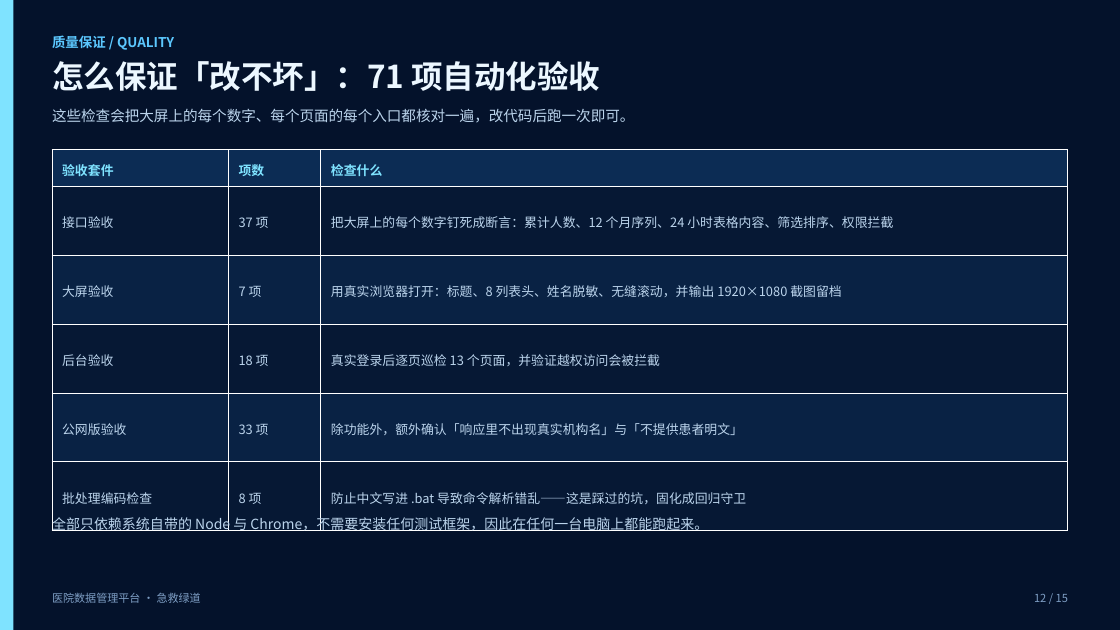
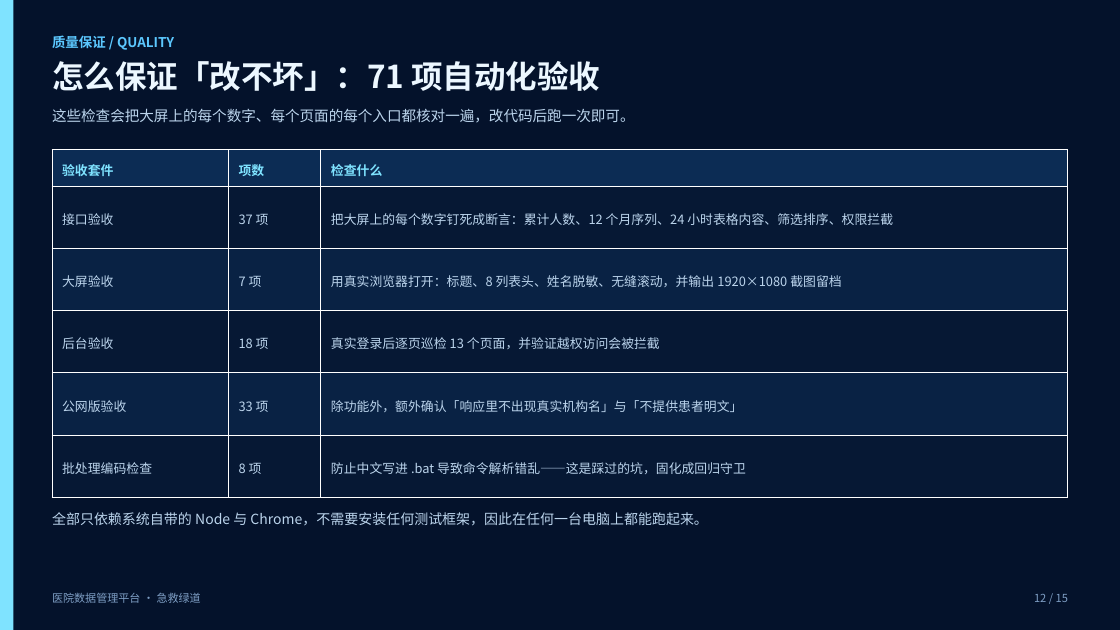
Before and after one commit to popostar11/hospital-data-platform, a slide deck: slide 12 of docs/ppt/医院数据管理平台-项目汇报.pptx. Drawn at 1120x630 pixels with LibreOffice and Linux fonts; fonts in the diff are those of the drawing. Boxes give left, top, right and bottom in pixels: in the first picture for what was removed or moved away, otherwise in the second. Text is boxed around its words. In the diff, an @@ line names an element or a change of style, - is before the commit and + after.

```diff
--- a/docs/ppt/医院数据管理平台-项目汇报.pptx
+++ b/docs/ppt/医院数据管理平台-项目汇报.pptx
@@ table: place and size @@
-table at [52, 150, 1068, 531]
+table at [52, 150, 1068, 497]
@@ text "全部只依赖系统自带的 Node 与 Chrome，不需要安装任何测试框架，因此在任何一台电脑上都能跑起来。": place and size @@
-text "全部只依赖系统自带的 Node 与 Chrome，不需要安装任何测试框架，因此在任何一台电脑上都能跑起来。" at [52, 516, 708, 531]
+text "全部只依赖系统自带的 Node 与 Chrome，不需要安装任何测试框架，因此在任何一台电脑上都能跑起来。" at [52, 512, 707, 526]
```
Also in this commit, not shown: 6 other files.
